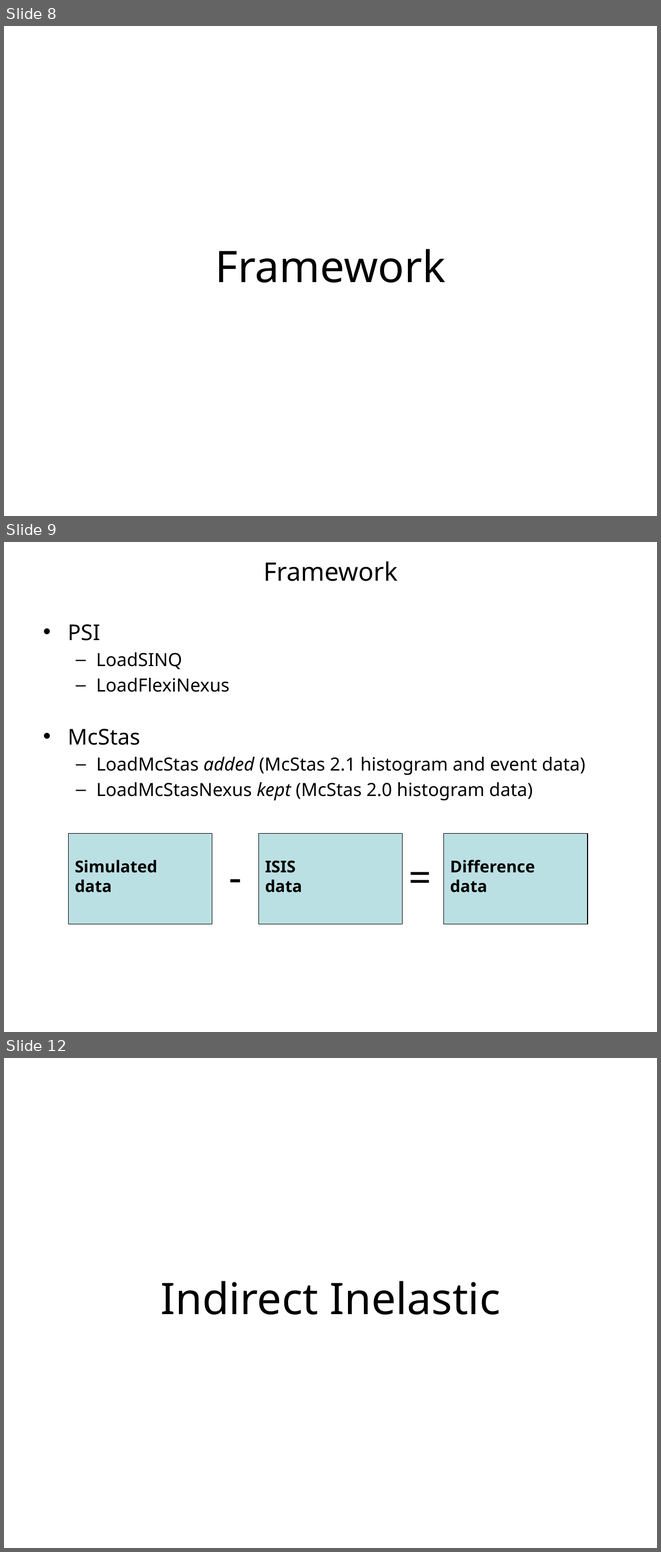
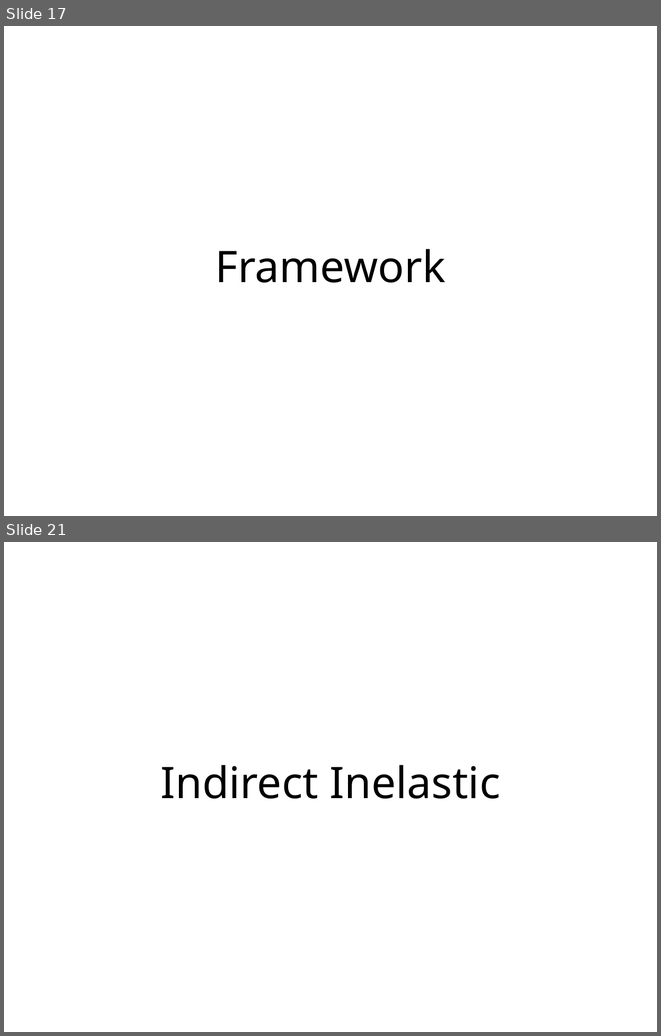
Before and after one commit to mantidproject/documents, a slide deck: Presentations/Release Presentations/3.1/Release 3.1 Presentation.pptx. Shown one above the other, each under a label of ours: slides 8, 9 and 12 before the commit, slides 17 and 21 after it; the slides between them are not shown. The pictures are 661x1552 and 661x1036 pixels, drawn with LibreOffice and Linux fonts; fonts in the diff are those of the drawing; background and template pictures are left out. Boxes give left, top, right and bottom in pixels: in the first picture for what was removed or moved away, otherwise in the second. Text is boxed around its words. In the diff, an @@ line names an element or a change of style, - is before the commit and + after.

```diff
--- a/Presentations/Release Presentations/3.1/Release 3.1 Presentation.pptx
+++ b/Presentations/Release Presentations/3.1/Release 3.1 Presentation.pptx
@@ slide 9 removed at [4, 542, 657, 1032], background #FFFFFF @@
@@ title removed at [263, 561, 397, 581] @@
-Framework
@@ text removed at [68, 624, 230, 692] @@
-• PSI
-  – LoadSINQ
-  – LoadFlexiNexus
@@ text removed at [68, 729, 585, 801] @@
-• McStas
-  – LoadMcStas added (McStas 2.1 histogram and event data)
-  – LoadMcStasNexus kept (McStas 2.0 histogram data)
@@ rectangle removed at [68, 833, 212, 924] @@
-Simulated
-data
@@ rectangle removed at [258, 833, 403, 924] @@
-ISIS
-data
@@ rectangle removed at [443, 833, 587, 924] @@
-Difference
-data
@@ text removed at [223, 848, 249, 903] @@
--
@@ text removed at [403, 848, 441, 903] @@
-=
@@ what was slide 8 is now slide 17 @@
@@ what was slide 12 is now slide 21 @@
```
Also in this commit, not shown: 6 slides changed, 33 slides added, 7 other slides removed, 12 other files.
